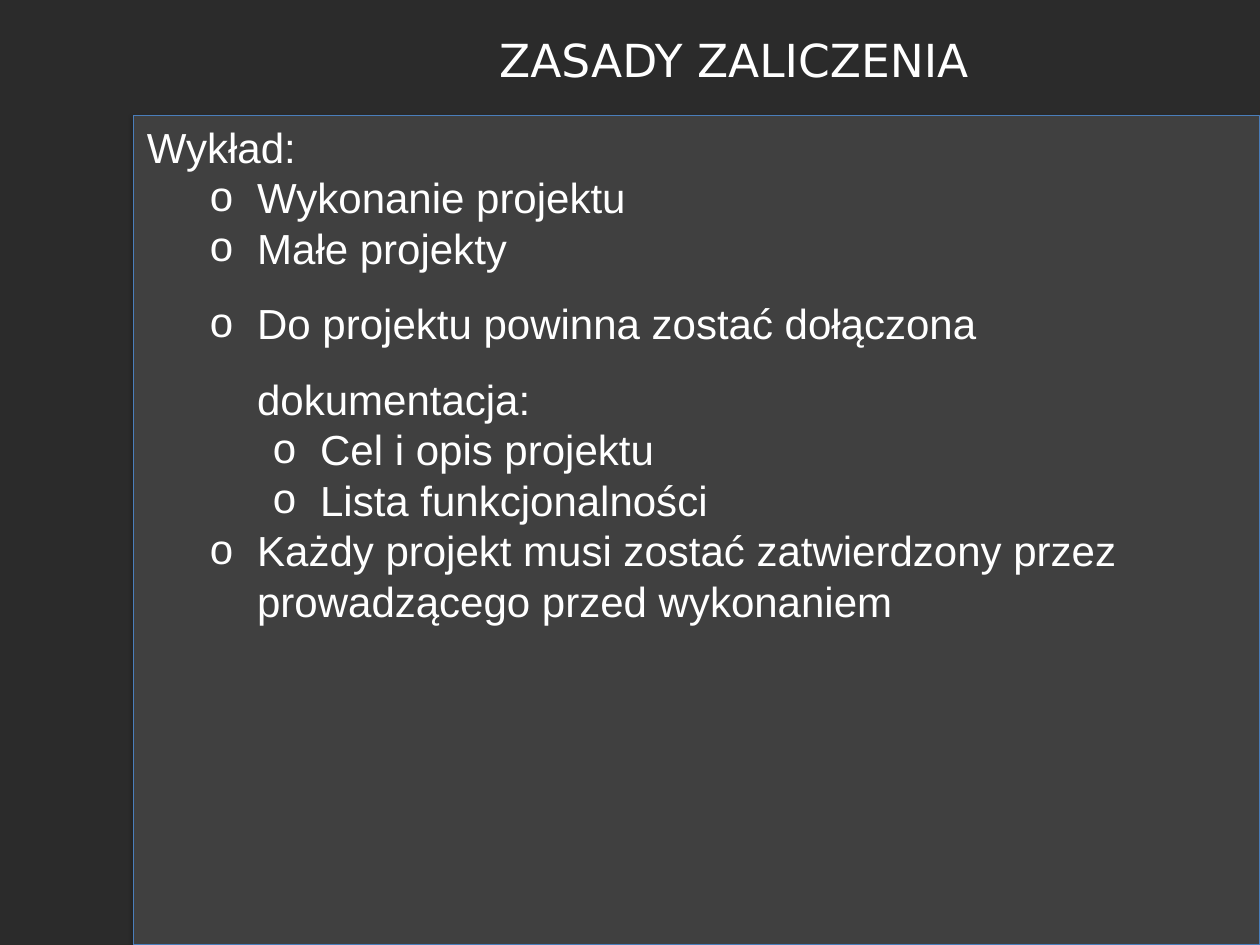
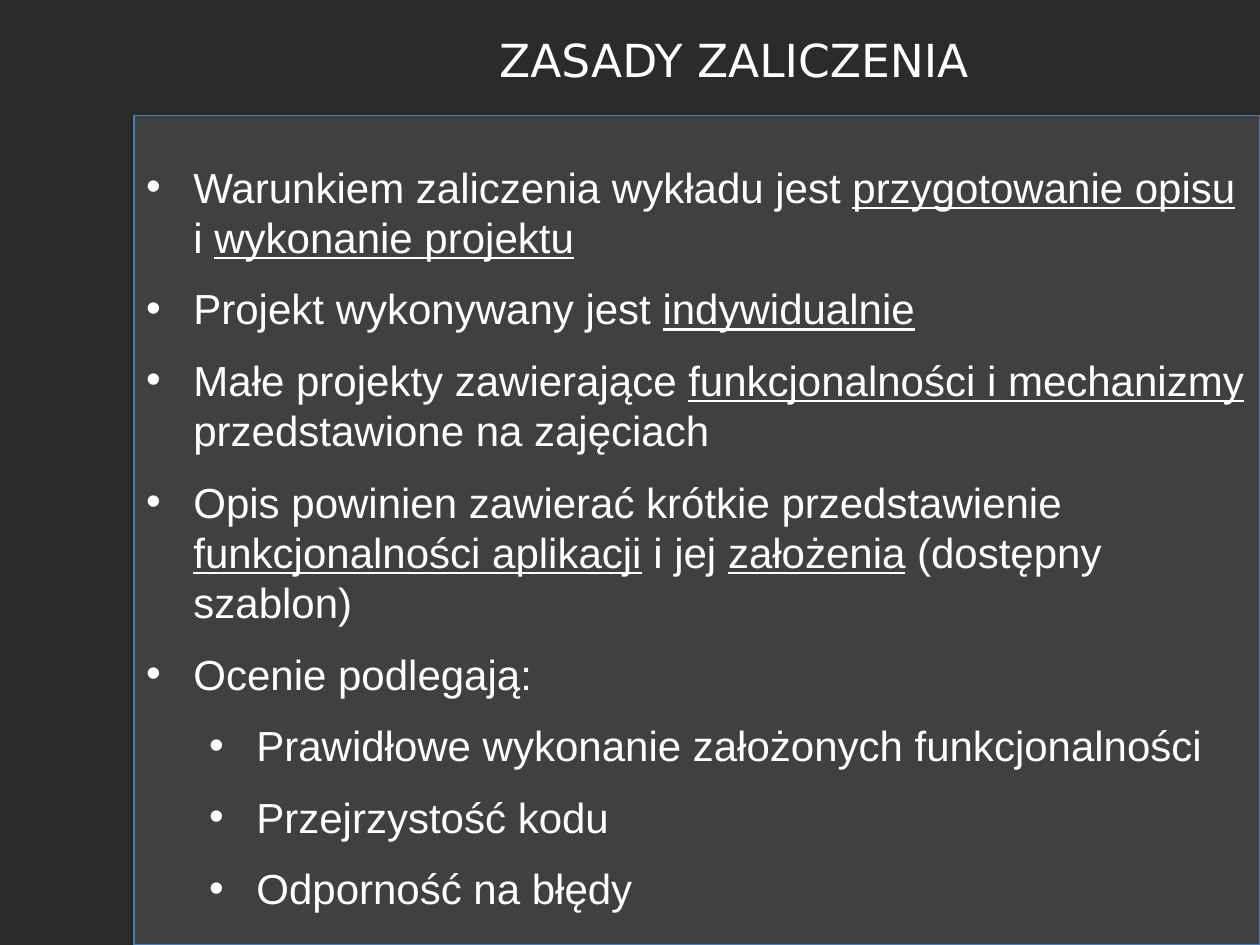
Before and after one commit to RafLew84/PUM, a slide deck: slide 9 of 2023-2024/Wyk/Wyklad0.pptx (slide 4 before the commit). Drawn at 1260x945 pixels with LibreOffice and Linux fonts; fonts in the diff are those of the drawing; background and template pictures are left out; a plain dark background stands for a picture behind light text. Boxes give left, top, right and bottom in pixels: in the first picture for what was removed or moved away, otherwise in the second. Text is boxed around its words. In the diff, an @@ line names an element or a change of style, - is before the commit and + after.

Commit message:
Wykład 0

```diff
--- a/2023-2024/Wyk/Wyklad0.pptx
+++ b/2023-2024/Wyk/Wyklad0.pptx
@@ text at (193,172,1244,912): text changed @@
-Wykład:
-  o Wykonanie projektu
-  o Małe projekty
-  o Do projektu powinna zostać dołączona dokumentacja:
-    o Cel i opis projektu
-    o Lista funkcjonalności
-  o Każdy projekt musi zostać zatwierdzony przez prowadzącego przed wykonaniem
+• Warunkiem zaliczenia wykładu jest przygotowanie opisu i wykonanie projektu
+• Projekt wykonywany jest indywidualnie
+• Małe projekty zawierające funkcjonalności i mechanizmy przedstawione na zajęciach
+• Opis powinien zawierać krótkie przedstawienie funkcjonalności aplikacji i jej założenia (dostępny szablon)
+• Ocenie podlegają:
+  • Prawidłowe wykonanie założonych funkcjonalności
+  • Przejrzystość kodu
+  • Odporność na błędy
```
Also in this commit, not shown: 1 other slide changed, 6 slides added, 5 slides removed, 1 other file.
